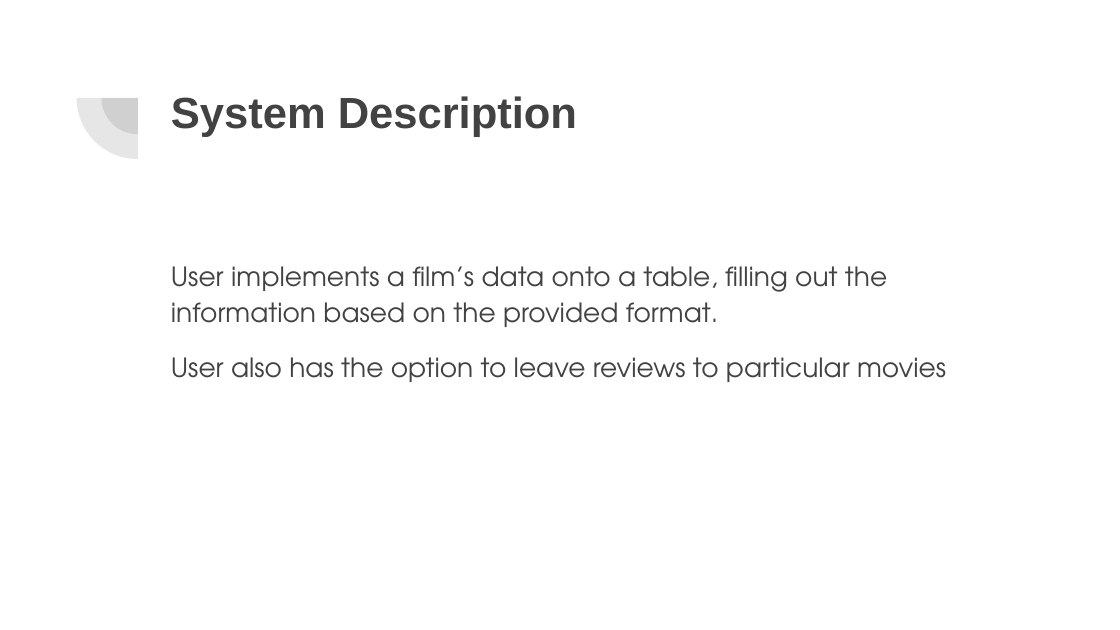
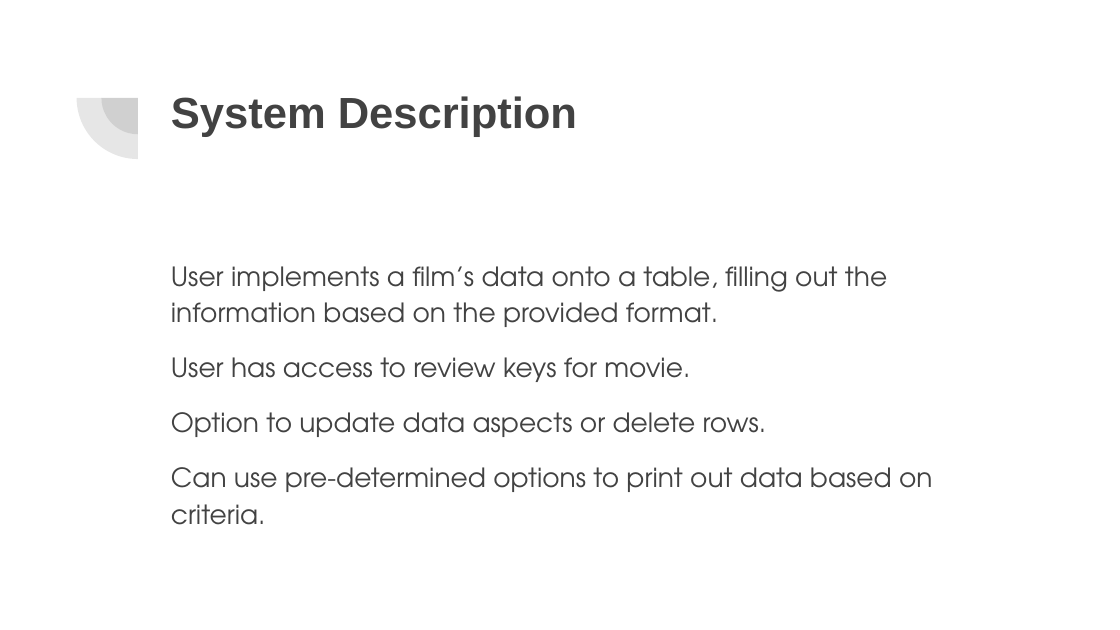
Before and after one commit to ProjectBreakaway/Project, a slide deck: slide 2 of Project Presentation (1).pptx. Drawn at 1120x630 pixels with LibreOffice and Linux fonts; fonts in the diff are those of the drawing. Boxes give left, top, right and bottom in pixels: in the first picture for what was removed or moved away, otherwise in the second. Text is boxed around its words. In the diff, an @@ line names an element or a change of style, - is before the commit and + after.

```diff
--- a/Project Presentation (1).pptx
+++ b/Project Presentation (1).pptx
@@ text at <box>171,357,932,525</box>: text changed @@
-User also has the option to leave reviews to particular movies
+User has access to review keys for movie.
+Option to update data aspects or delete rows.
+Can use pre-determined options to print out data based on criteria.
```
Also in this commit, not shown: 4 other slides changed, 1 other file.
